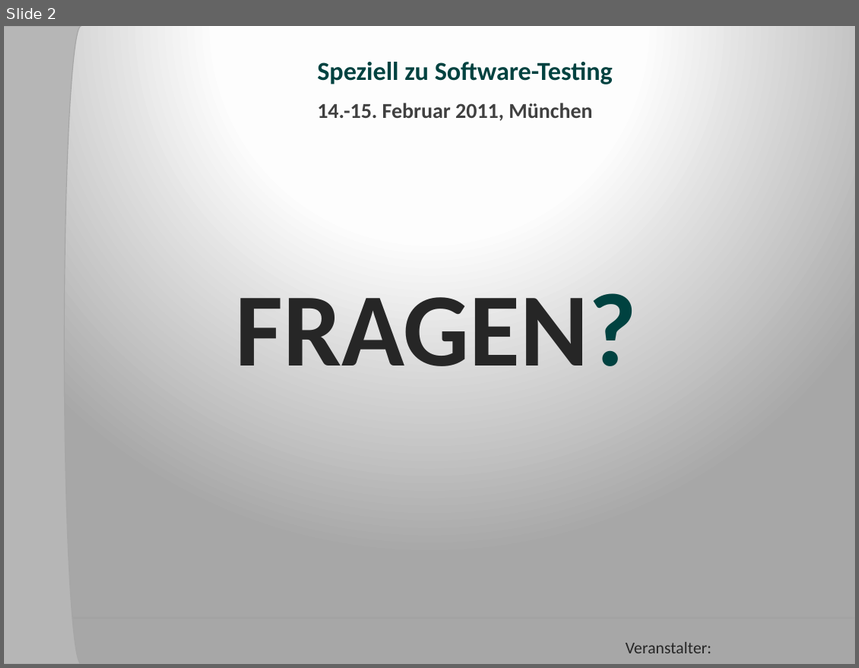
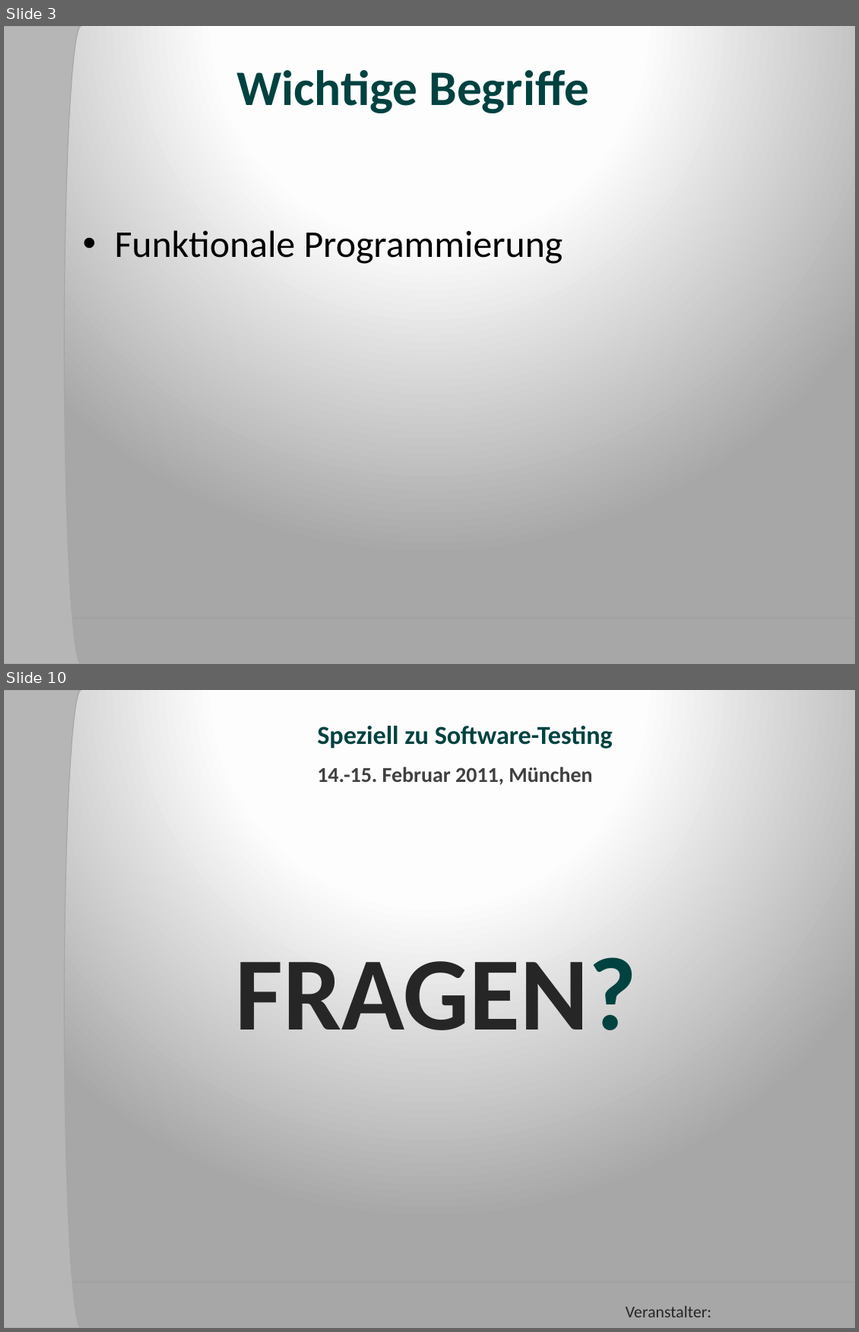
Before and after one commit to forki/NaturalSpec, a slide deck: slides/NaturalSpec_ADC2011_German.pptx. Shown one above the other, each under a label of ours: slide 2 before the commit, slides 3 and 10 after it; the slides between them are not shown. The pictures are 859x668 and 859x1332 pixels, drawn with LibreOffice and Linux fonts; fonts in the diff are those of the drawing; background and template pictures are left out. Boxes give left, top, right and bottom in pixels: in the first picture for what was removed or moved away, otherwise in the second. Text is boxed around its words. In the diff, an @@ line names an element or a change of style, - is before the commit and + after.

```diff
--- a/slides/NaturalSpec_ADC2011_German.pptx
+++ b/slides/NaturalSpec_ADC2011_German.pptx
@@ slide 3 added at [4, 26, 855, 664], background gradient #FFFFFF to #FEFEFE to #A7A7A7; not listed: 2 template elements that a slide beside it also shows @@
@@ title added at [237, 70, 589, 113], 42 pt, text #004240, bold @@
+Wichtige Begriffe
@@ text added at [115, 230, 563, 264], 32 pt, text #000000 @@
+• Funktionale Programmierung
@@ what was slide 2 is now slide 10 @@
```
Also in this commit, not shown: 8 other slides added, 1 slide removed.
